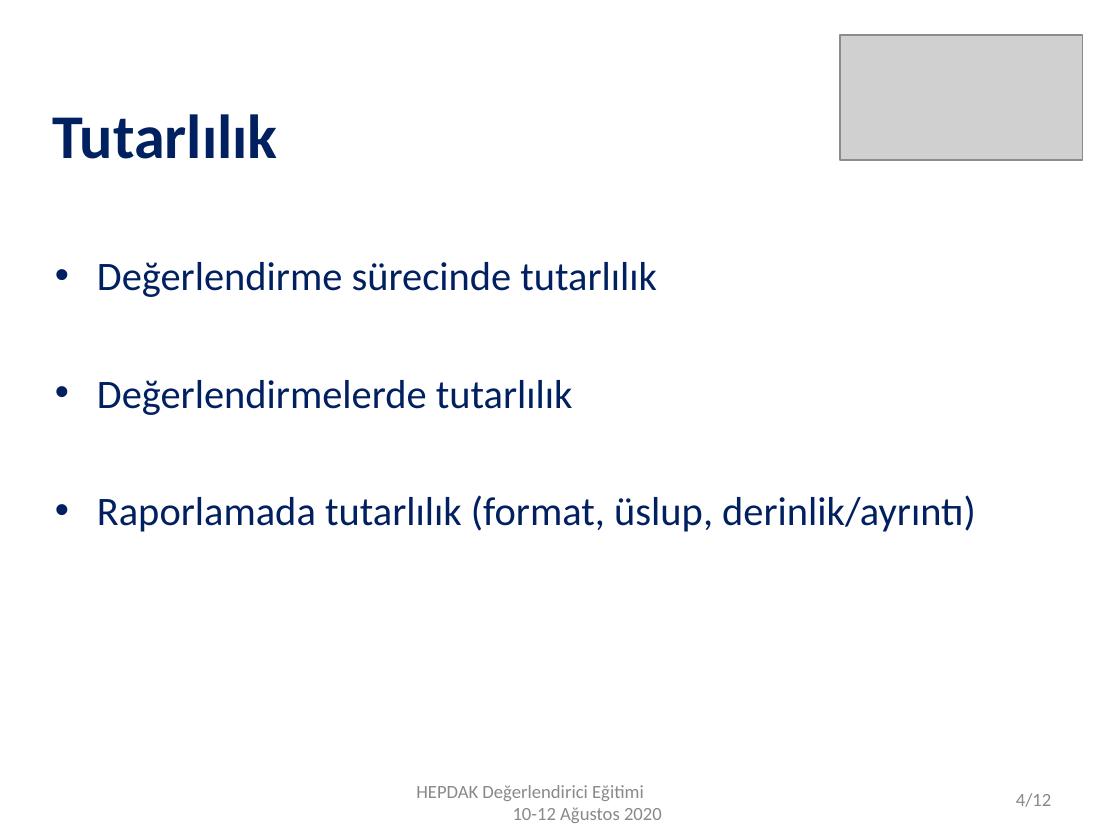
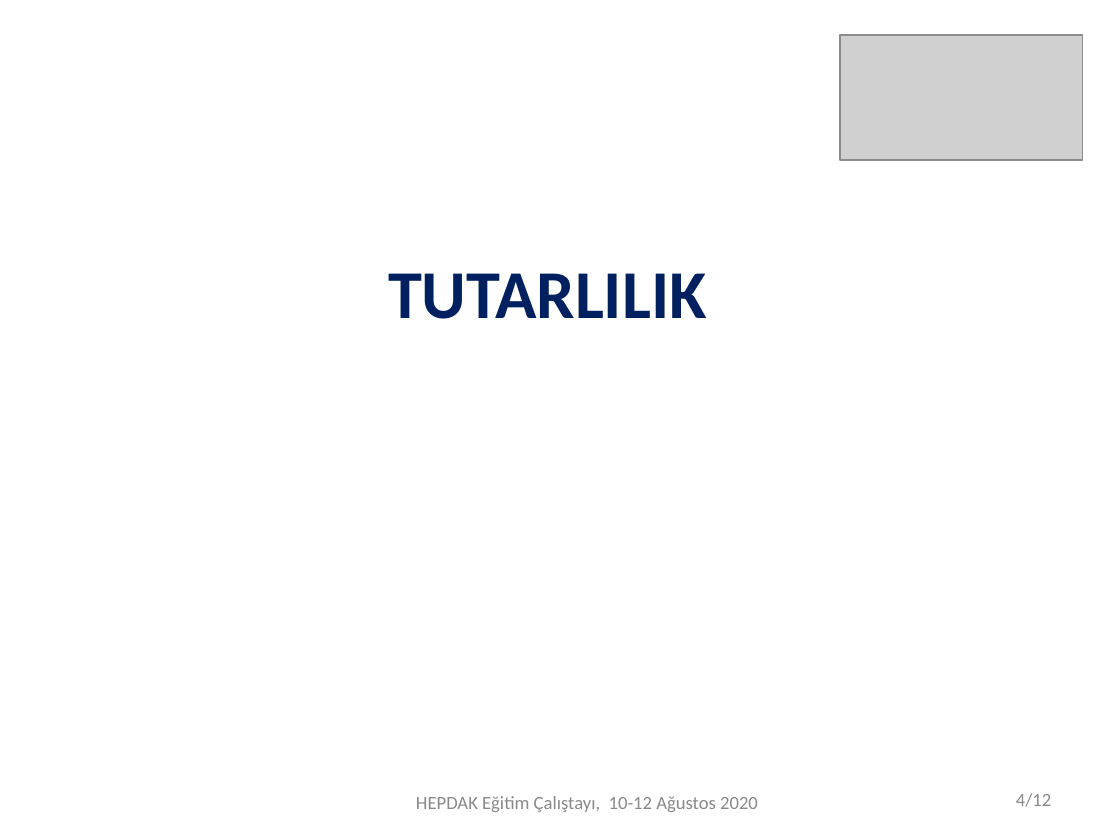
Before and after one commit to sametgolgeci/Hepdak-nextjs, a slide deck: slide 2 of public/doc/degerlendirici_egitim_5/8.tutarlılık.ppt. Drawn at 1120x840 pixels with LibreOffice and Linux fonts; fonts in the diff are those of the drawing; grey boxes stand for pictures. Boxes give left, top, right and bottom in pixels: in the first picture for what was removed or moved away, otherwise in the second. Text is boxed around its words. In the diff, an @@ line names an element or a change of style, - is before the commit and + after.

Commit message:
v.1.11.14
- Çalıştayın (2020-İzmir) 5. ve 8. dosyası güncellendi

```diff
--- a/public/doc/degerlendirici_egitim_5/8.tutarlılık.ppt
+++ b/public/doc/degerlendirici_egitim_5/8.tutarlılık.ppt
@@ title removed at bbox=[52, 114, 277, 159] @@
-Tutarlılık
@@ text at bbox=[388, 273, 706, 319]: text changed; size 26 to 44 pt; bold on @@
-• Değerlendirme sürecinde tutarlılık
-• Değerlendirmelerde tutarlılık
-• Raporlamada tutarlılık (format, üslup, derinlik/ayrıntı)
+TUTARLILIK
@@ text at bbox=[416, 796, 758, 812]: text changed @@
-HEPDAK Değerlendirici Eğitimi 10-12 Ağustos 2020
+HEPDAK Eğitim Çalıştayı, 10-12 Ağustos 2020
```
Also in this commit, not shown: 9 other slides changed, 3 slides added, 1 other file.
